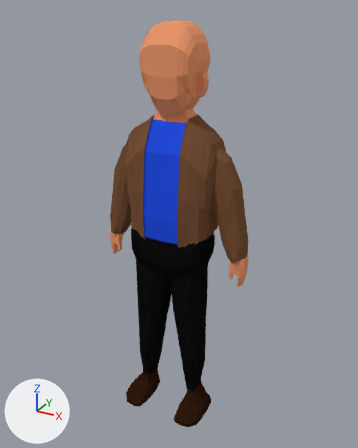
The Blender file Assets/Models/Characters/NPC_Zeek.blend, before and after one commit.
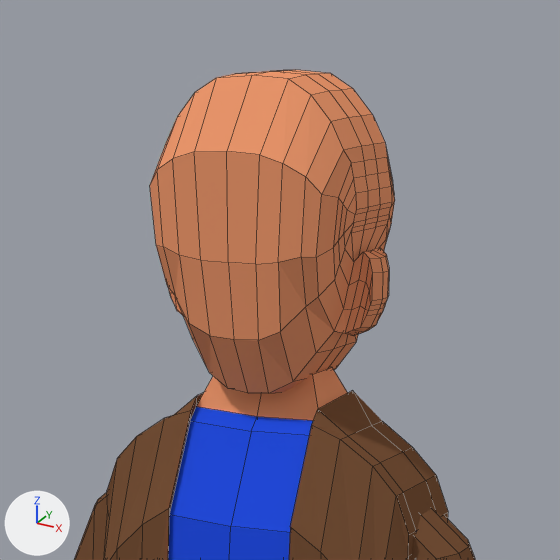
Each version appears first whole from a camera (50 mm lens) standing at (109.2, -234.6, 201.1) and looking at (2.5, -40.5, 104.0), and next in a close-up on the part from 27% to 72% of the width and 0% to 37% of the height. The lights are fixed; the arrows at lower left show +X, +Y and +Z. The close-ups show mesh edges as thin lines.
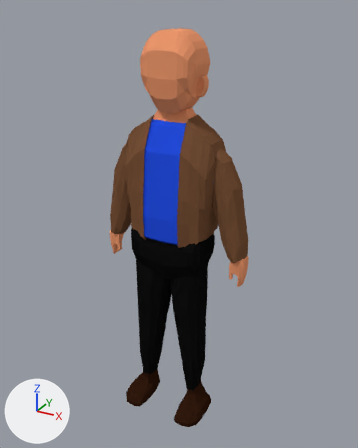
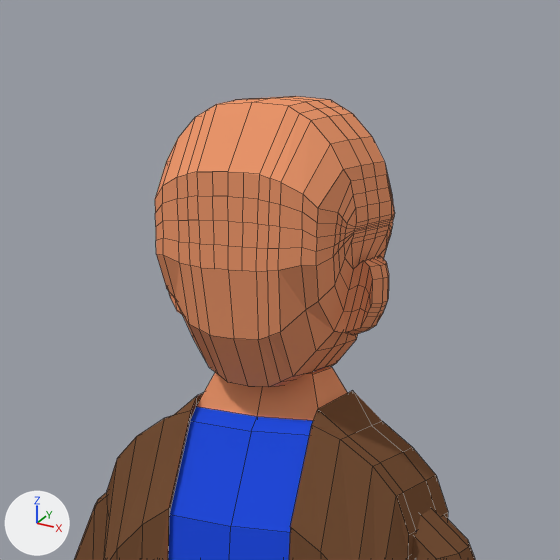
Commit message: Zeek updated 2 files

Where the change shows, as pixel boxes (x1, y1, x2, y2) in the close-ups (560 x 560 px; the box of a moved part takes in the faces that stretch with it):
'Plane', reshaped
    before: (74, 70, 475, 560)
    after: (74, 96, 475, 560)
part 1 of me_torso, moved or reshaped
    before: (150, 70, 395, 393)
    after: (155, 96, 395, 387)

The change, as a list of edits to the scene's bpy script:
```text
Change me_torso:
    used by ob_plane; location = (0.3, 10.0, 78.5); rotation_euler = (1.571, 0.0, 0.0), in degrees (90, 0, 0); scale = (0.14, 0.211, 0.14)
    remove me_torso.from_pydata(...)  # 1520 vertices, 1522 faces; spans x -270.0..270.0, y -373.0..555.0, z 268.0..518.0
    add me_torso.from_pydata(...)  # 1681 vertices, 1678 faces; spans x -270.0..270.0, y -373.0..541.0, z 268.0..518.0
    me_torso part 1: 301 vertices moved from x -113.0..113.0, y 372.0..555.0, z 268.0..441.0 to x -113.0..113.0, y 376.0..541.0, z 268.0..441.0; 7 vertices removed from x -50.0..50.0, y 455.0..515.0, z 268.0..441.0; 168 vertices added at x -97.0..97.0, y 382.0..538.0, z 268.0..441.0
```
